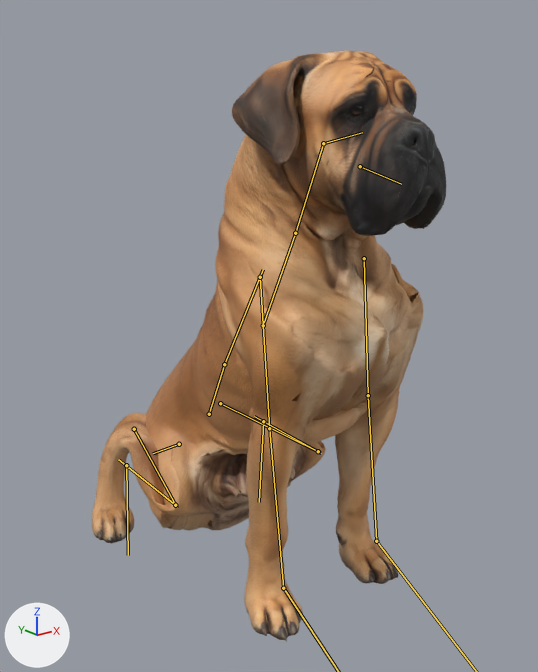
The glTF model lottominded-ultra.io/games/gothtechnology2/store/public/arcade/elmwood-explorer/exports/glb/DS_Boerboel_01/DS_Boerboel_Elmwood.glb as it was, and as the next commit left it.
Before and after are seen from a 50 mm camera at (-0.82, -0.93, 0.835) aimed at (0.017, 0.116, 0.417). The lights are fixed; the arrows at lower left show +X, +Y and +Z. The older version comes first. Both versions are drawn at frame 12 of the action 'Dog_Sit'; the numbers are the values there. The bones that change, and the others that lie on the model, are drawn over the model as lines.

The first picture shows 'Boerboel_Body'.
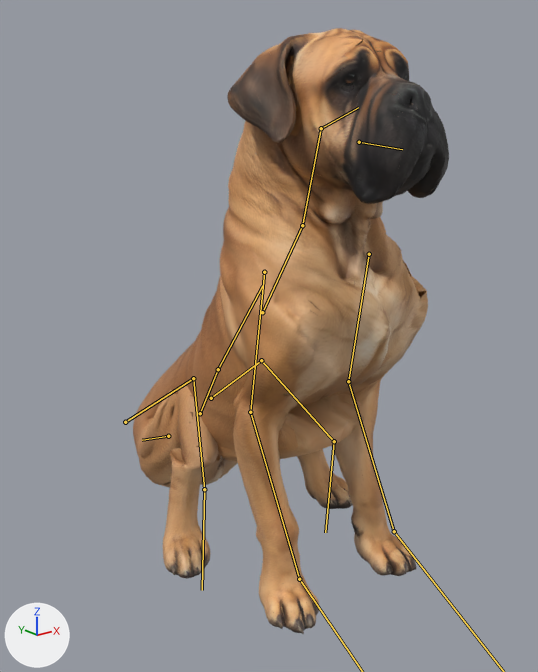
Pixel boxes (x1, y1, x2, y2) of what changed, in the pictures (538 x 672 px):
'Boerboel_Body', posed (11% narrower): before (92, 50, 446, 641); after (133, 28, 449, 634)
bone 'pelvis', root to tip: before (209, 414) to (224, 364); after (200, 413) to (218, 369)
bone 'hind_upper_L', root to tip: before (134, 429) to (177, 507); after (125, 422) to (193, 378)
bone 'hind_lower_L', root to tip: before (175, 505) to (118, 459); after (193, 378) to (204, 489)
bone 'hind_paw_L', root to tip: before (126, 465) to (128, 555); after (204, 489) to (202, 590)
bone 'hind_upper_R', root to tip: before (220, 403) to (321, 453); after (211, 398) to (261, 360)
bone 'hind_lower_R', root to tip: before (318, 451) to (254, 416); after (261, 360) to (334, 441)
bone 'hind_paw_R', root to tip: before (263, 421) to (259, 502); after (334, 441) to (325, 532)
bone 'chest', root to tip: before (263, 325) to (295, 233); after (262, 312) to (302, 225)
bone 'front_upper_L', root to tip: before (260, 277) to (269, 428); after (264, 272) to (250, 412)
bone 'front_lower_L', root to tip: before (269, 428) to (283, 588); after (250, 412) to (299, 579)
bone 'front_upper_R', root to tip: before (364, 258) to (368, 395); after (369, 254) to (348, 381)
bone 'front_lower_R', root to tip: before (368, 395) to (376, 541); after (348, 381) to (394, 531)
bone 'neck', root to tip: before (295, 233) to (323, 143); after (302, 225) to (321, 128)

The change, as a diff of the scene's bpy script:
```diff
--- a/lottominded-ultra.io/games/gothtechnology2/store/public/arcade/elmwood-explorer/exports/glb/DS_Boerboel_01/DS_Boerboel_Elmwood.glb.py
+++ b/lottominded-ultra.io/games/gothtechnology2/store/public/arcade/elmwood-explorer/exports/glb/DS_Boerboel_01/DS_Boerboel_Elmwood.glb.py
@@ bone_pelvis @@
 bone_pelvis = bpy.data.objects['Boerboel_Rig'].pose.bones['pelvis']  # child of 'root'
-bone_pelvis.location = (0.0, -0.07, 0.374)
-bone_pelvis.rotation_quaternion = (0.896, -0.444, 0.0, 0.0)  # degrees (-53, 0, 0)
+bone_pelvis.location = (0.0, -0.106, 0.376)
+bone_pelvis.rotation_quaternion = (0.917, -0.399, 0.0, 0.0)  # degrees (-47, 0, 0)
@@ bone_hind_upper_l @@
 bone_hind_upper_l = bpy.data.objects['Boerboel_Rig'].pose.bones['hind_upper_L']  # child of 'pelvis'
-bone_hind_upper_l.rotation_quaternion = (0.974, -0.196, 0.0, 0.118)  # degrees (-22, 3, 13)
+bone_hind_upper_l.rotation_quaternion = (0.808, -0.586, 0.0, -0.066)  # degrees (-72, -4, -6)
@@ bone_hind_lower_l @@
 bone_hind_lower_l = bpy.data.objects['Boerboel_Rig'].pose.bones['hind_lower_L']  # child of 'hind_upper_L'
-bone_hind_lower_l.location = (0.0, -0.007, 0.005)
-bone_hind_lower_l.rotation_quaternion = (0.357, 0.881, 0.0, 0.312)  # degrees (131, -33, 15)
+bone_hind_lower_l.location = (0.0, 0.0, 0.0)
+bone_hind_lower_l.rotation_quaternion = (0.885, 0.401, 0.0, 0.239)  # degrees (46, -11, 26)
@@ bone_hind_paw_l @@
 bone_hind_paw_l = bpy.data.objects['Boerboel_Rig'].pose.bones['hind_paw_L']  # child of 'hind_lower_L'
-bone_hind_paw_l.location = (0.0, -0.031, -0.012)
-bone_hind_paw_l.rotation_quaternion = (0.796, -0.507, -0.194, -0.268)  # degrees (-60, -36, -16)
+bone_hind_paw_l.location = (0.0, 0.0, 0.0)
+bone_hind_paw_l.rotation_quaternion = (0.802, 0.57, -0.092, -0.155)  # degrees (70, 2, -21)
@@ bone_hind_upper_r @@
 bone_hind_upper_r = bpy.data.objects['Boerboel_Rig'].pose.bones['hind_upper_R']  # child of 'pelvis'
-bone_hind_upper_r.rotation_quaternion = (0.974, -0.196, 0.0, -0.118)  # degrees (-22, -3, -13)
+bone_hind_upper_r.rotation_quaternion = (0.808, -0.586, 0.0, 0.066)  # degrees (-72, 4, 6)
@@ bone_hind_lower_r @@
 bone_hind_lower_r = bpy.data.objects['Boerboel_Rig'].pose.bones['hind_lower_R']  # child of 'hind_upper_R'
-bone_hind_lower_r.location = (0.0, -0.007, 0.005)
-bone_hind_lower_r.rotation_quaternion = (0.357, 0.881, 0.0, -0.312)  # degrees (131, 33, -15)
+bone_hind_lower_r.location = (0.0, 0.0, 0.0)
+bone_hind_lower_r.rotation_quaternion = (0.885, 0.401, 0.0, -0.239)  # degrees (46, 11, -26)
@@ bone_hind_paw_r @@
 bone_hind_paw_r = bpy.data.objects['Boerboel_Rig'].pose.bones['hind_paw_R']  # child of 'hind_lower_R'
-bone_hind_paw_r.location = (0.0, -0.031, -0.012)
-bone_hind_paw_r.rotation_quaternion = (0.796, -0.507, 0.194, 0.268)  # degrees (-60, 36, 16)
+bone_hind_paw_r.location = (0.0, 0.0, 0.0)
+bone_hind_paw_r.rotation_quaternion = (0.802, 0.57, 0.092, 0.155)  # degrees (70, -2, 21)
@@ bone_chest @@
 bone_chest = bpy.data.objects['Boerboel_Rig'].pose.bones['chest']  # child of 'spine'
-bone_chest.location = (0.0, -0.094, 0.046)
+bone_chest.location = (0.0, -0.043, 0.026)
@@ bone_front_upper_l @@
 bone_front_upper_l = bpy.data.objects['Boerboel_Rig'].pose.bones['front_upper_L']  # child of 'chest'
-bone_front_upper_l.rotation_quaternion = (0.934, 0.356, 0.0, 0.0)  # degrees (42, 0, 0)
+bone_front_upper_l.rotation_quaternion = (0.906, 0.424, 0.0, 0.0)  # degrees (50, 0, 0)
@@ bone_front_lower_l @@
 bone_front_lower_l = bpy.data.objects['Boerboel_Rig'].pose.bones['front_lower_L']  # child of 'front_upper_L'
-bone_front_lower_l.rotation_quaternion = (0.99, 0.144, 0.0, 0.0)  # degrees (17, 0, 0)
+bone_front_lower_l.rotation_quaternion = (0.989, -0.148, 0.0, 0.0)  # degrees (-17, 0, 0)
@@ bone_front_paw_l @@
 bone_front_paw_l = bpy.data.objects['Boerboel_Rig'].pose.bones['front_paw_L']  # child of 'front_lower_L'
-bone_front_paw_l.rotation_quaternion = (0.999, -0.049, 0.0, 0.0)  # degrees (-6, 0, 0)
+bone_front_paw_l.rotation_quaternion = (0.993, 0.121, 0.0, 0.0)  # degrees (14, 0, 0)
@@ bone_front_upper_r @@
 bone_front_upper_r = bpy.data.objects['Boerboel_Rig'].pose.bones['front_upper_R']  # child of 'chest'
-bone_front_upper_r.rotation_quaternion = (0.934, 0.356, 0.0, 0.0)  # degrees (42, 0, 0)
+bone_front_upper_r.rotation_quaternion = (0.906, 0.424, 0.0, 0.0)  # degrees (50, 0, 0)
@@ bone_front_lower_r @@
 bone_front_lower_r = bpy.data.objects['Boerboel_Rig'].pose.bones['front_lower_R']  # child of 'front_upper_R'
-bone_front_lower_r.rotation_quaternion = (0.99, 0.144, 0.0, 0.0)  # degrees (17, 0, 0)
+bone_front_lower_r.rotation_quaternion = (0.989, -0.148, 0.0, 0.0)  # degrees (-17, 0, 0)
@@ bone_front_paw_r @@
 bone_front_paw_r = bpy.data.objects['Boerboel_Rig'].pose.bones['front_paw_R']  # child of 'front_lower_R'
-bone_front_paw_r.rotation_quaternion = (0.999, -0.049, 0.0, 0.0)  # degrees (-6, 0, 0)
+bone_front_paw_r.rotation_quaternion = (0.993, 0.121, 0.0, 0.0)  # degrees (14, 0, 0)
@@ bone_neck @@
 bone_neck = bpy.data.objects['Boerboel_Rig'].pose.bones['neck']  # child of 'chest'
-bone_neck.rotation_quaternion = (0.969, 0.247, 0.0, 0.0)  # degrees (29, 0, 0)
+bone_neck.rotation_quaternion = (0.992, 0.125, 0.0, 0.0)  # degrees (14, 0, 0)
```
